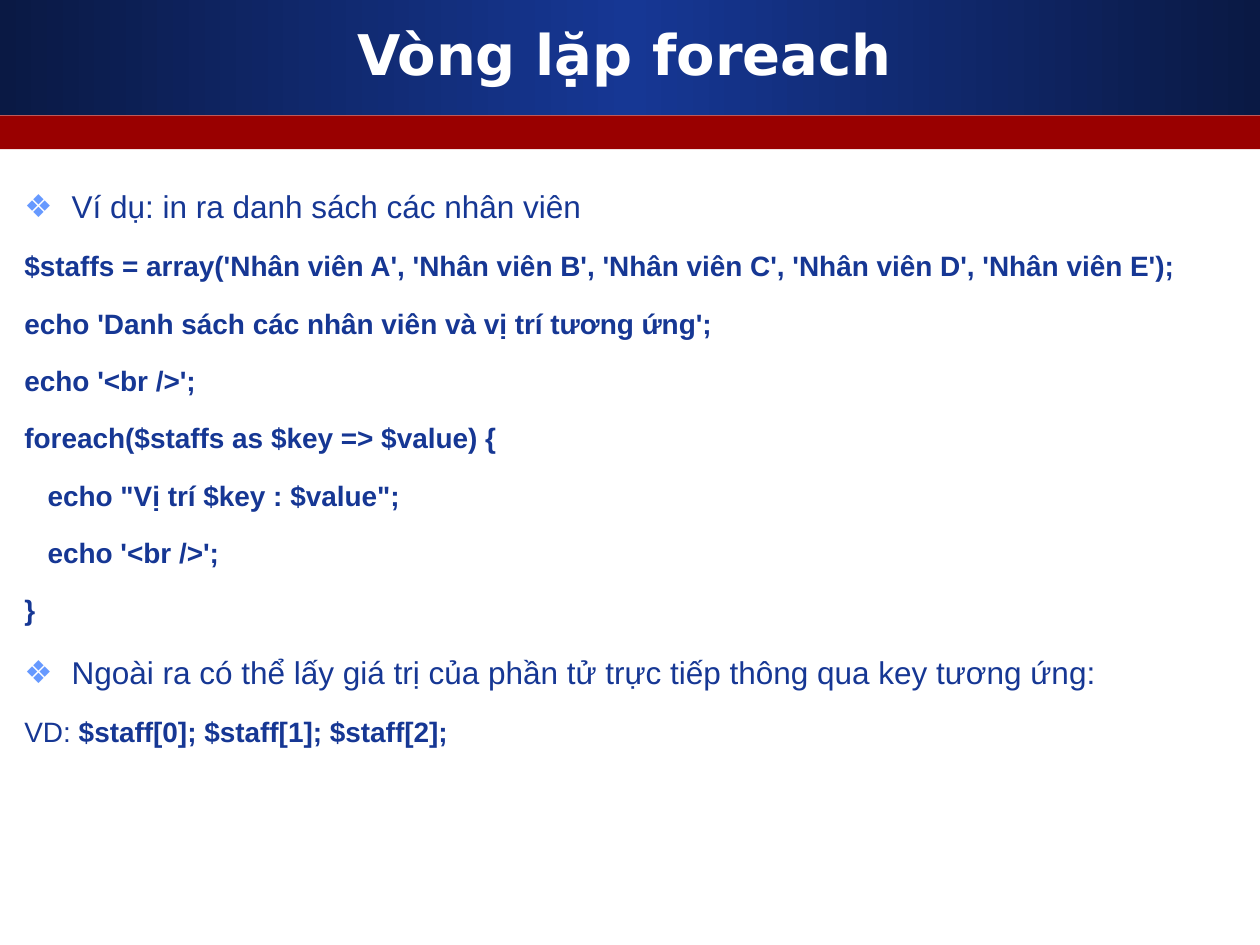
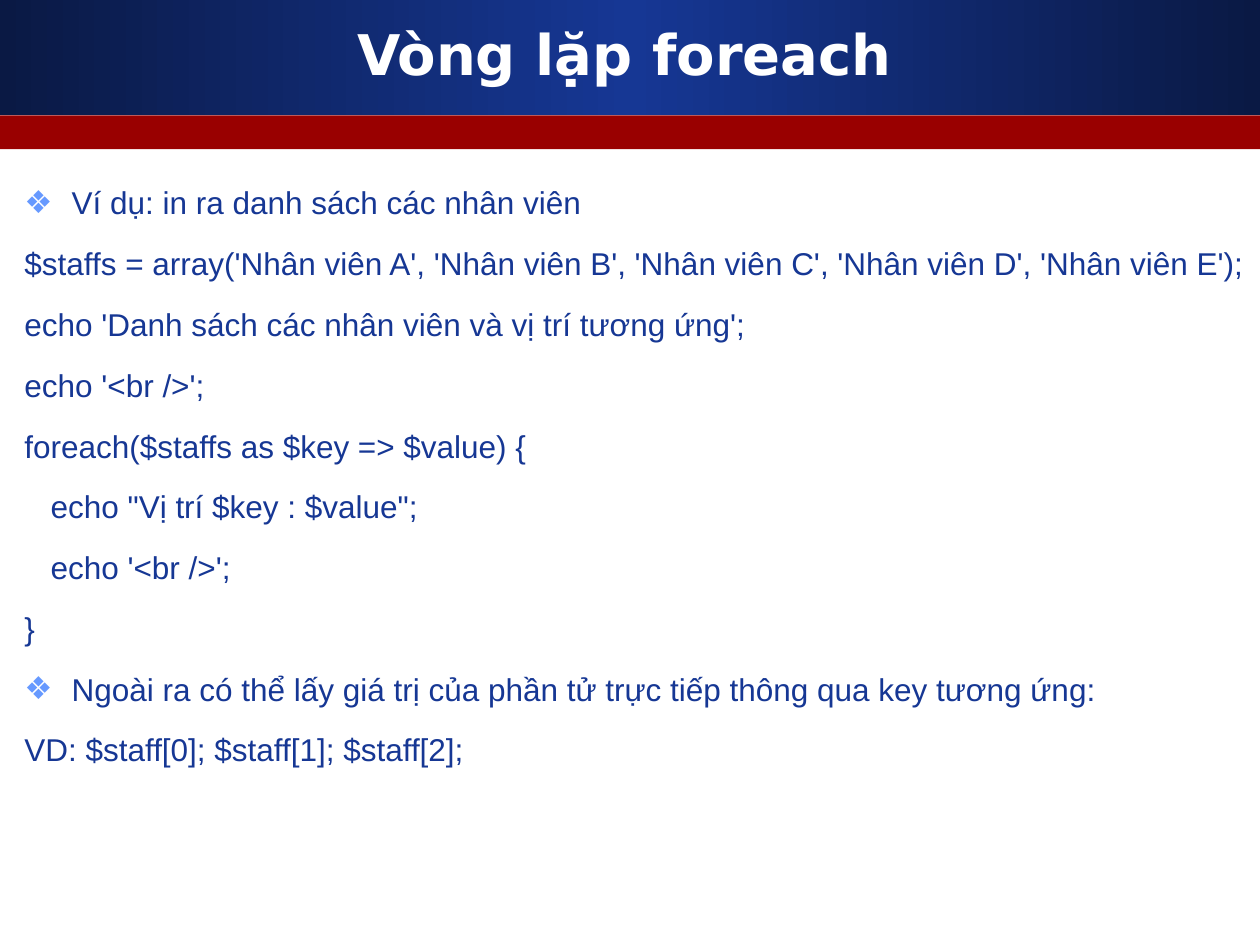
Before and after one commit to melng124/php39_devpro, a slide deck: slide 7 of Day12_PHP_Function_Custom_Include_Require_Function_Scope_Variable/Slides/4_Array_Foreach.ppt. Drawn at 1260x945 pixels with LibreOffice and Linux fonts; fonts in the diff are those of the drawing. Boxes give left, top, right and bottom in pixels: in the first picture for what was removed or moved away, otherwise in the second. Text is boxed around its words. In the diff, an @@ line names an element or a change of style, - is before the commit and + after.

Commit message:
slide array

```diff
--- a/Day12_PHP_Function_Custom_Include_Require_Function_Scope_Variable/Slides/4_Array_Foreach.ppt
+++ b/Day12_PHP_Function_Custom_Include_Require_Function_Scope_Variable/Slides/4_Array_Foreach.ppt
@@ text "Ví dụ: in ra danh ..." at box(24, 190, 1243, 767): size 16 to 18 pt, bold off in "$staffs = array('Nhân viên A', 'Nhân viên ...", "echo 'Danh sách các nhân viên và ...", "echo '<br />';", "foreach($staffs as $key => $value) {" and 4 more places; line spacing 1.5 to 1.4 @@
```
Also in this commit, not shown: 3 other slides changed, 1 other file.
